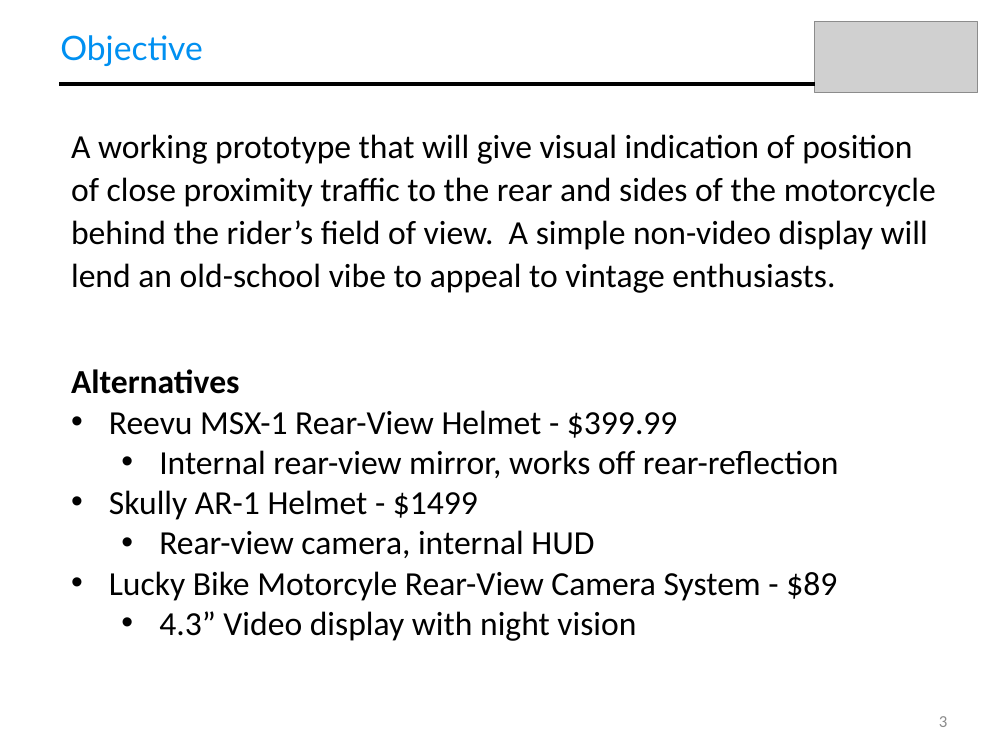
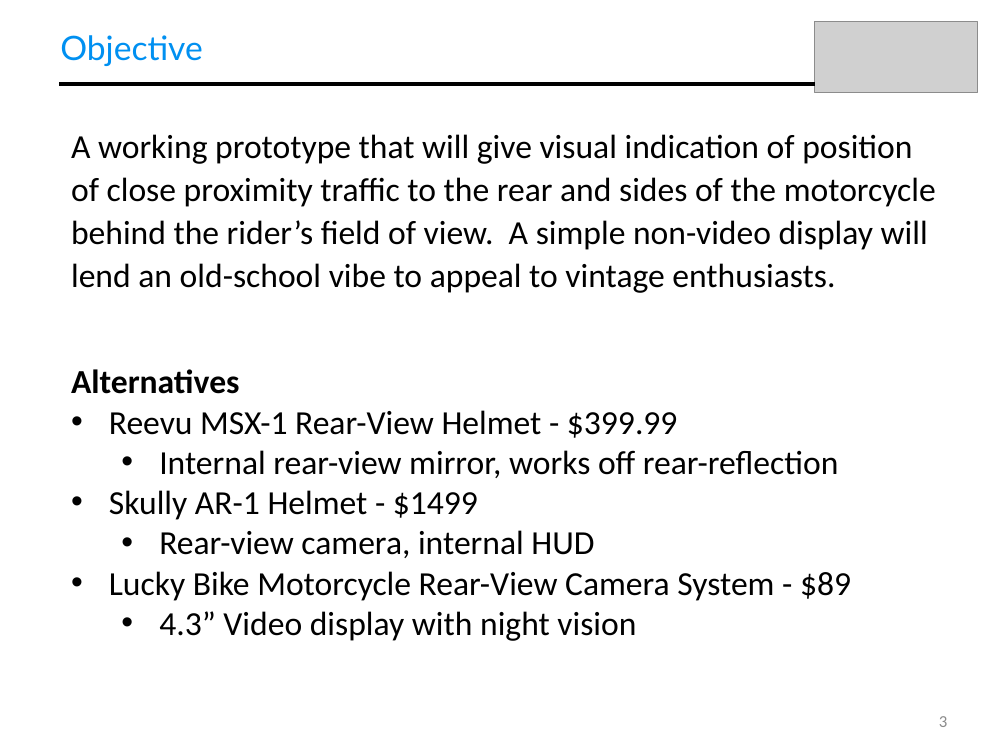
Before and after one commit to dfrister/Practicum2014, a slide deck: slide 3 of Presentation/T04_Presentation.pptx. Drawn at 1008x756 pixels with LibreOffice and Linux fonts; fonts in the diff are those of the drawing; grey boxes stand for pictures. Boxes give left, top, right and bottom in pixels: in the first picture for what was removed or moved away, otherwise in the second. Text is boxed around its words. In the diff, an @@ line names an element or a change of style, - is before the commit and + after.

```diff
--- a/Presentation/T04_Presentation.pptx
+++ b/Presentation/T04_Presentation.pptx
@@ text at <box>109,571,851,601</box>: text changed @@
-• Lucky Bike Motorcyle Rear-View Camera System - $89
+• Lucky Bike Motorcycle Rear-View Camera System - $89
```
Also in this commit, not shown: 2 other slides changed.
